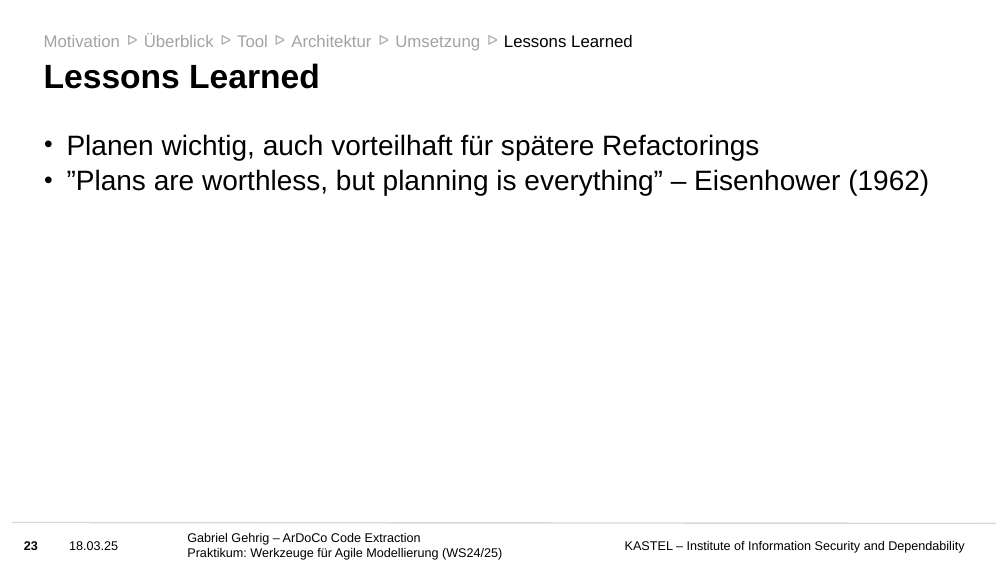
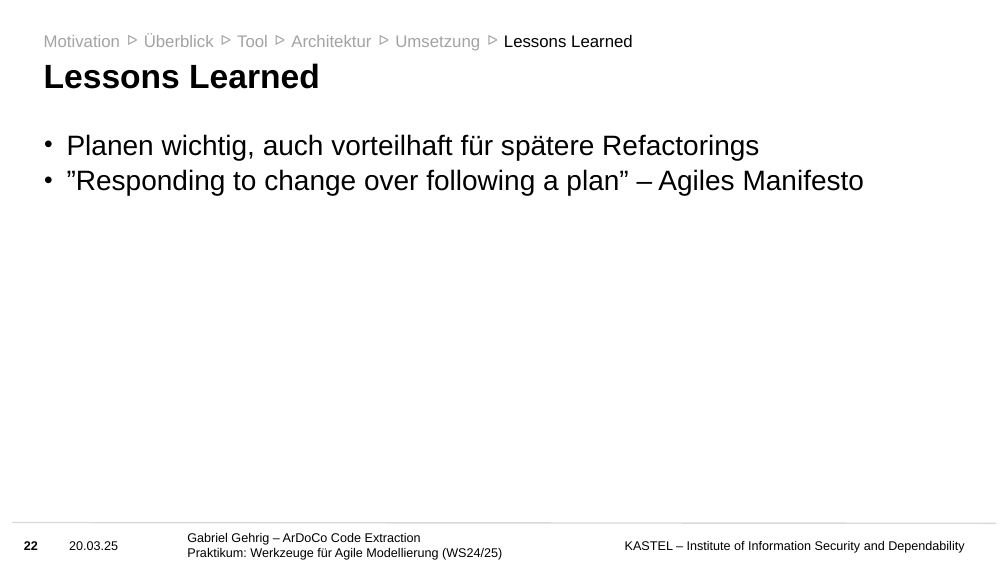
Before and after one commit to ardoco/ardoco, a slide deck: slide 22 of doc/Folien Praktikum ArDoCo.pptx (slide 23 before the commit). Drawn at 1008x567 pixels with LibreOffice and Linux fonts; fonts in the diff are those of the drawing; background and template pictures are left out. Boxes give left, top, right and bottom in pixels: in the first picture for what was removed or moved away, otherwise in the second. Text is boxed around its words. In the diff, an @@ line names an element or a change of style, - is before the commit and + after.

```diff
--- a/doc/Folien Praktikum ArDoCo.pptx
+++ b/doc/Folien Praktikum ArDoCo.pptx
@@ text at bbox=[67, 169, 864, 195]: text changed @@
-• ”Plans are worthless, but planning is everything” – Eisenhower (1962)
+• ”Responding to change over following a plan” – Agiles Manifesto
@@ text at bbox=[69, 541, 118, 550]: text changed @@
-18.03.25
+20.03.25
```
Also in this commit, not shown: 24 other slides changed, 2 other files.
